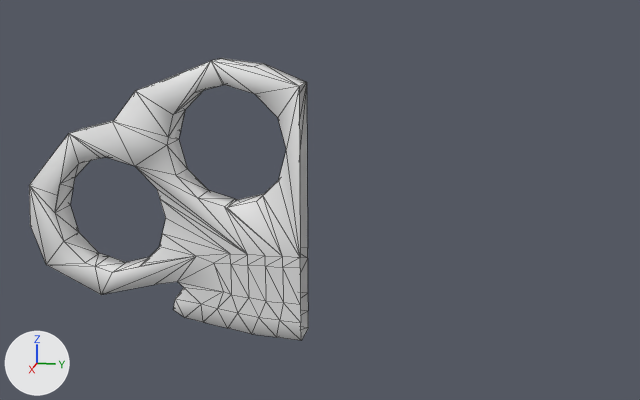
One commit to the glTF model GLB/brassKnuckles.glb: the scene before it, then after it.
The view is the same before and after, from a camera (50 mm lens) standing at (0.1108, 0.0241, 0.0155) and looking at (-0.0005, 0.0019, -0.0123). Lighting does not change. The marker at lower left points along +X, +Y and +Z. The first picture is the older version. Mesh edges are drawn as thin lines. Where no turn or scale is listed for an object, it has been applied to the vertices. Vertices at exactly the same position are counted once.
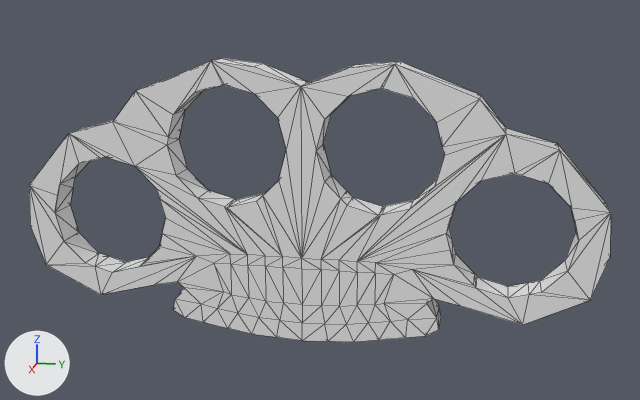
Location of each change, [x1, y1, x2, y2] in pixels of the pictures (640 x 400 px):
'Cylinder', reshaped (108% wider): before [29, 58, 308, 340]; after [29, 58, 611, 342]
part 1 of me_cylinder, built on: before [211, 61, 308, 340]; after [211, 61, 611, 342]

What changed in the scene script:
```text
Change me_cylinder:
    used by ob_cylinder; location = (0.0, -0.0133, 0.0)
    remove me_cylinder.from_pydata(...)  # 158 vertices, 310 faces; spans x -0.0023..0.0023, y -0.0252..0.0132, z -0.0311..0.0058
    add me_cylinder.from_pydata(...)  # 304 vertices, 620 faces; spans x -0.0023..0.0023, y -0.0252..0.0518, z -0.0311..0.0058
    me_cylinder part 1
    2 vertices are removed from x 0.0023, y 0.0131, z -0.0195..0.0029
    12 faces are deleted
    6 vertices in x -0.0023..0.0023, y 0.0131, z -0.026..0.0029 move by (0.0, 0.0002, 0.0)
    4 vertices in x -0.0023..0.0023, y 0.0132, z -0.0311..-0.0286 move by (0.0, 0.0001, 0.0)
    97 vertices are added at x -0.0023..0.0023, y 0.0133..0.0518, z -0.0309..0.0058
    51 new vertices lie (0.0046, 0.0, 0.0) away from vertices in x -0.0023, y 0.0131..0.0518, z -0.0309..0.0058
    322 new faces join them
```
